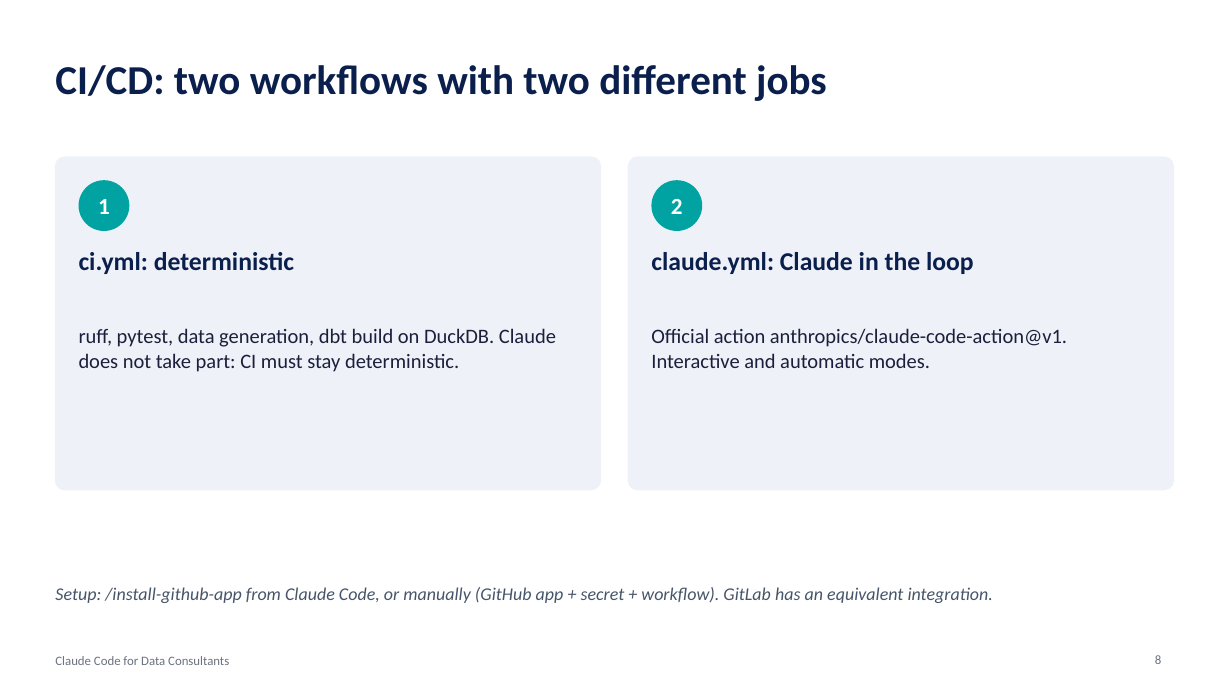
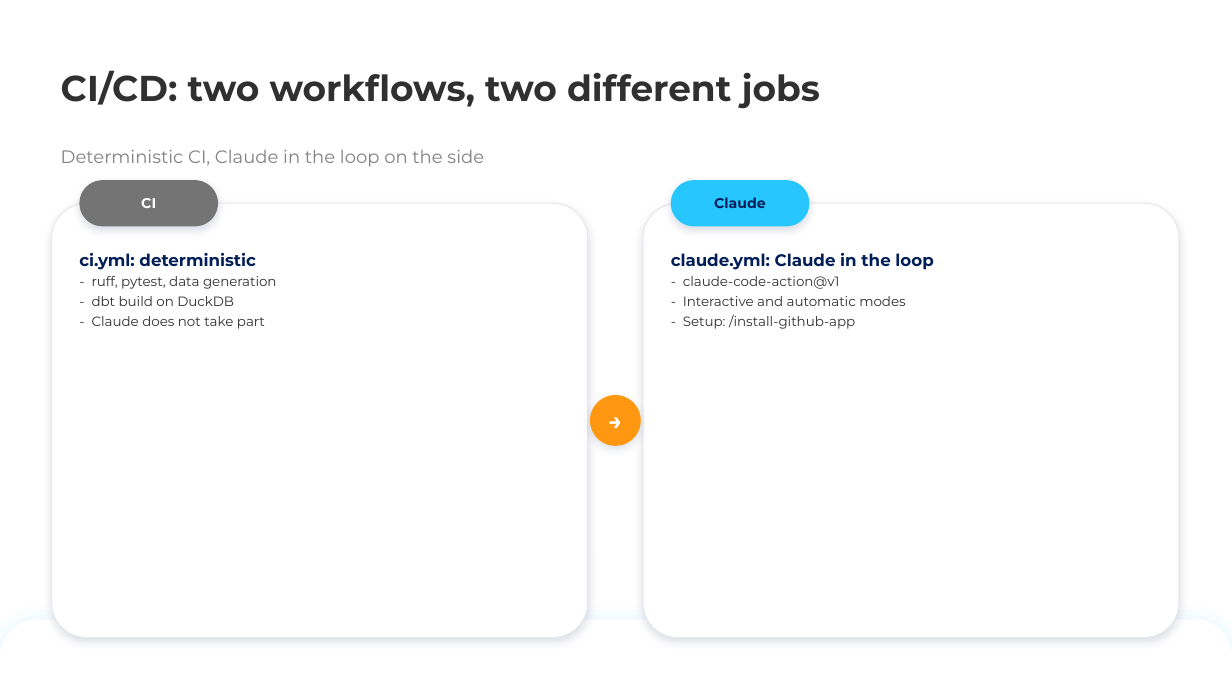
Before and after one commit to keyrus-formation/keyrus-claude-code-training, a slide deck: slide 8 of slides/4-delivery-security-costs-case-study.pptx. Drawn at 1232x693 pixels with LibreOffice and Linux fonts; fonts in the diff are those of the drawing; background and template pictures are left out. Boxes give left, top, right and bottom in pixels: in the first picture for what was removed or moved away, otherwise in the second. Text is boxed around its words. In the diff, an @@ line names an element or a change of style, - is before the commit and + after.

```diff
--- a/slides/4-delivery-security-costs-case-study.pptx
+++ b/slides/4-delivery-security-costs-case-study.pptx
@@ title "CI/CD: two workflows, two different ..." at [61,70,820,109]: vertical alignment middle to bottom @@
@@ title at [61,70,820,109]: text changed; size 32 to 28 pt; font Calibri to Montserrat; text colour #0B1F4D to #303030 @@
-CI/CD: two workflows with two different jobs
+CI/CD: two workflows, two different jobs
@@ subtitle added at [61,149,484,167], 14 pt, text #828282 @@
+Deterministic CI, Claude in the loop on the side
@@ rounded rectangle at [52,203,588,638]: fill #EEF2F8 to #FFFFFF; outline #EEF2F8 1 pt to #E8E8E8 0.75 pt; shadow on; proportions changed @@
@@ rounded rectangle: place and size @@
-rounded rectangle at [55,157,601,490]
+rounded rectangle at [52,203,588,638]
@@ rounded rectangle "CI": place and size @@
-rounded rectangle "CI" at [79,252,294,274]
+rounded rectangle "CI" at [79,180,218,226]
@@ rounded rectangle "CI" at [79,180,218,226]: vertical alignment top to middle; fill none to #747474; shadow on @@
@@ ellipse removed at [79,180,129,231] @@
-1
@@ text in rounded rectangle at [141,198,156,208]: text changed; size 20 to 11 pt; font Calibri to Montserrat; text colour #0B1F4D to #FFFFFF @@
-ci.yml: deterministic
+CI
@@ rounded rectangle: place and size @@
-rounded rectangle at [628,157,1174,490]
+rounded rectangle at [643,203,1179,638]
@@ rounded rectangle at [643,203,1179,638]: fill #EEF2F8 to #FFFFFF; outline #EEF2F8 1 pt to #E8E8E8 0.75 pt; shadow on; proportions changed @@
@@ ellipse removed at [652,180,702,231] @@
-2
@@ rounded rectangle added at [671,180,810,226], fill #28C6FF, 11 pt, text #021E57, bold @@
+Claude
@@ text at [79,253,277,329]: text changed; size 16 to 10.5 pt; font Calibri to Montserrat; text colour #1B1F3B to #303030 @@
-ruff, pytest, data generation, dbt build on DuckDB. Claude does not take part: CI must stay deterministic.
+ci.yml: deterministic
+- ruff, pytest, data generation
+- dbt build on DuckDB
+- Claude does not take part
@@ text at [671,253,933,270]: size 20 to 13 pt, font Calibri to Montserrat, text colour #0B1F4D to #021E57 in "claude.yml: Claude in the loop" @@
@@ text "claude.yml: Claude in the loop": place and size @@
-text "claude.yml: Claude in the loop" at [651,252,974,274]
+text "claude.yml: Claude in the loop" at [671,253,933,329]
@@ text at [683,276,905,329]: paragraphs added @@
+- claude-code-action@v1
+- Interactive and automatic modes
+- Setup: /install-github-app
@@ text removed at [651,328,1067,368] @@
-Official action anthropics/claude-code-action@v1. Interactive and automatic modes.
@@ ellipse added at [590,396,640,446], fill #FF9810, 18 pt, text #FFFFFF, bold @@
+→
@@ text removed at [55,587,993,603] @@
-Setup: /install-github-app from Claude Code, or manually (GitHub app + secret + workflow). GitLab has an equivalent integration.
@@ round same rect added at [0,619,1232,693], fill #FFFFFF @@
@@ text removed at [55,656,229,665] @@
-Claude Code for Data Consultants
@@ page number removed at [1155,655,1161,664] @@
-8
```
Also in this commit, not shown: 36 other slides changed, 7 other files.
